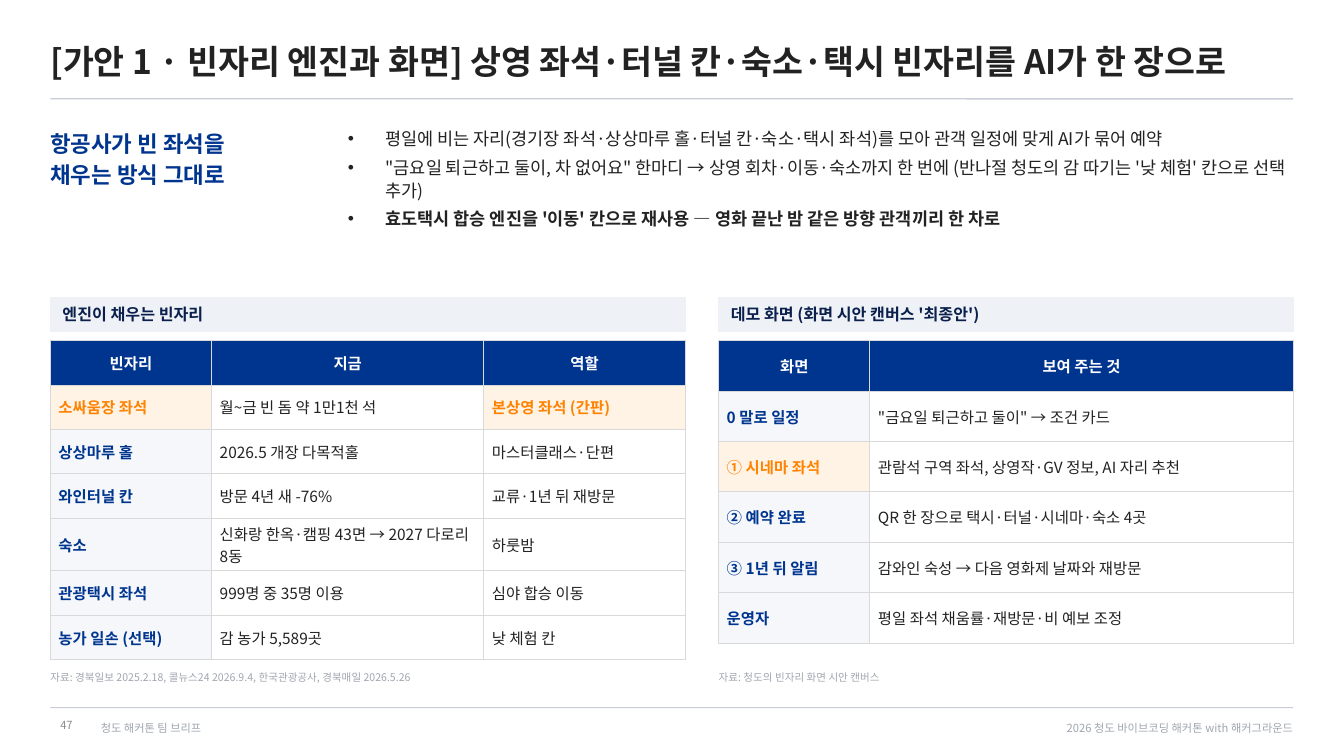
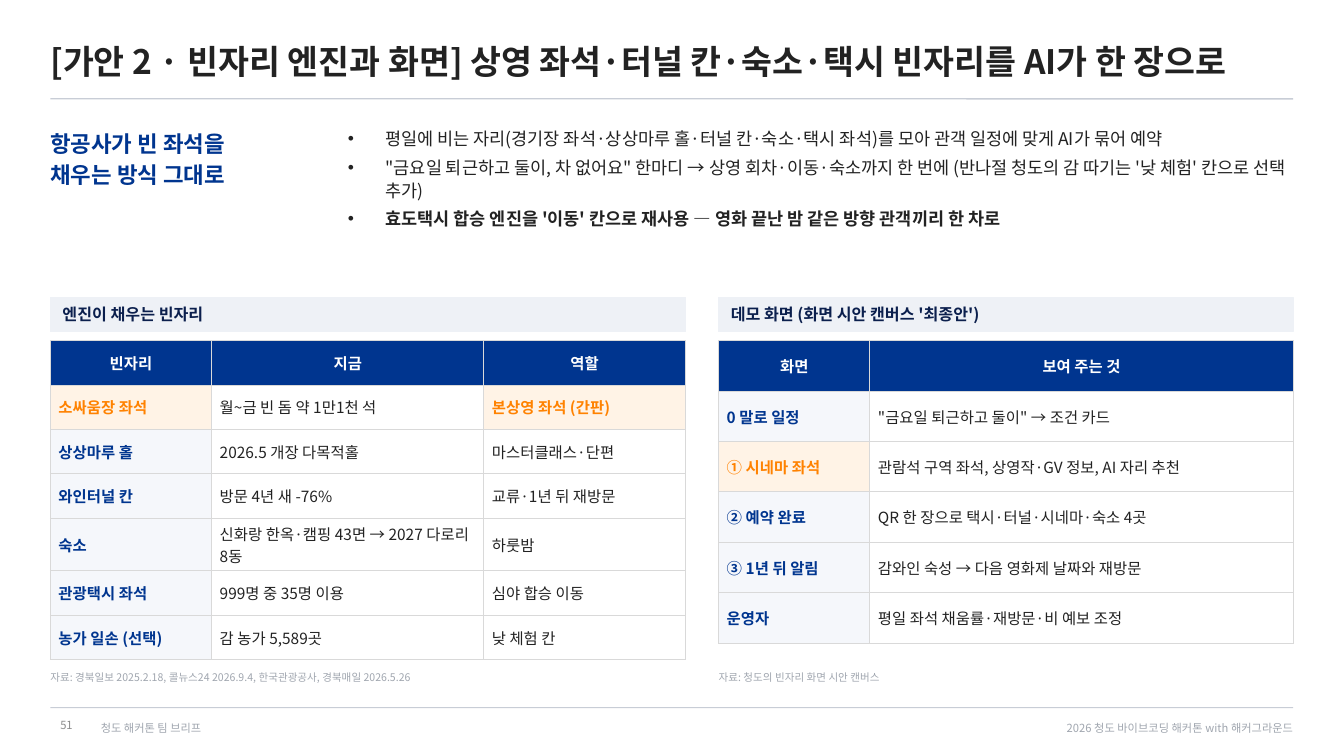
Before and after one commit to fordgril307-wq/Cheongdo_Hackathon, a slide deck: slide 51 of docs/team-brief/청도해커톤_팀브리프.pptx (slide 47 before the commit). Drawn at 1344x756 pixels with LibreOffice and Linux fonts; fonts in the diff are those of the drawing. Boxes give left, top, right and bottom in pixels: in the first picture for what was removed or moved away, otherwise in the second. Text is boxed around its words. In the diff, an @@ line names an element or a change of style, - is before the commit and + after.

```diff
--- a/docs/team-brief/청도해커톤_팀브리프.pptx
+++ b/docs/team-brief/청도해커톤_팀브리프.pptx
@@ title at (x1=50, y1=45, x2=1227, y2=80): text changed @@
-[가안 1 · 빈자리 엔진과 화면] 상영 좌석·터널 칸·숙소·택시 빈자리를 AI가 한 장으로
+[가안 2 · 빈자리 엔진과 화면] 상영 좌석·터널 칸·숙소·택시 빈자리를 AI가 한 장으로
@@ page number at (x1=60, y1=721, x2=72, y2=729): text changed @@
-47
+51
```
Also in this commit, not shown: 20 other slides changed, 4 slides added, 3 other files.
